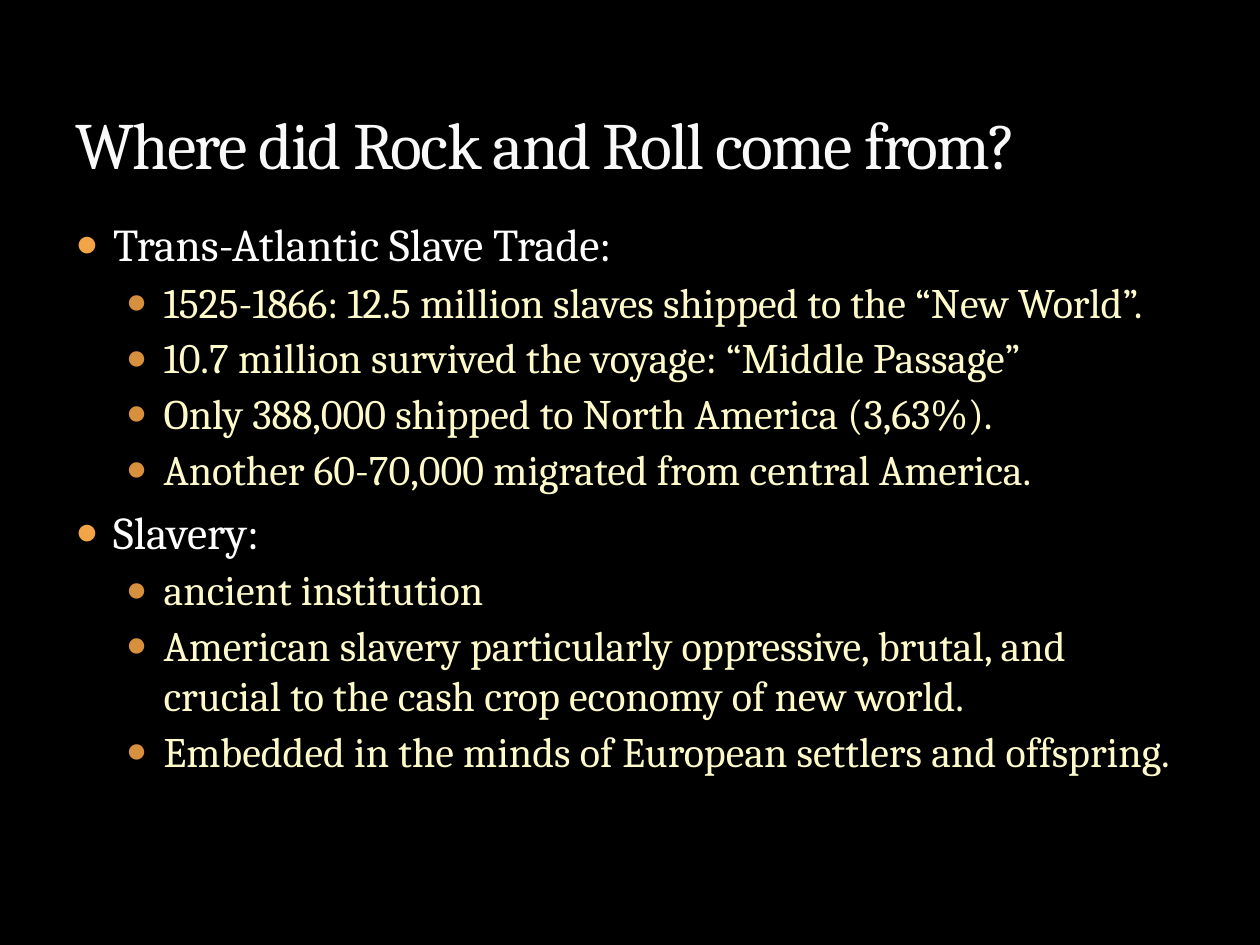
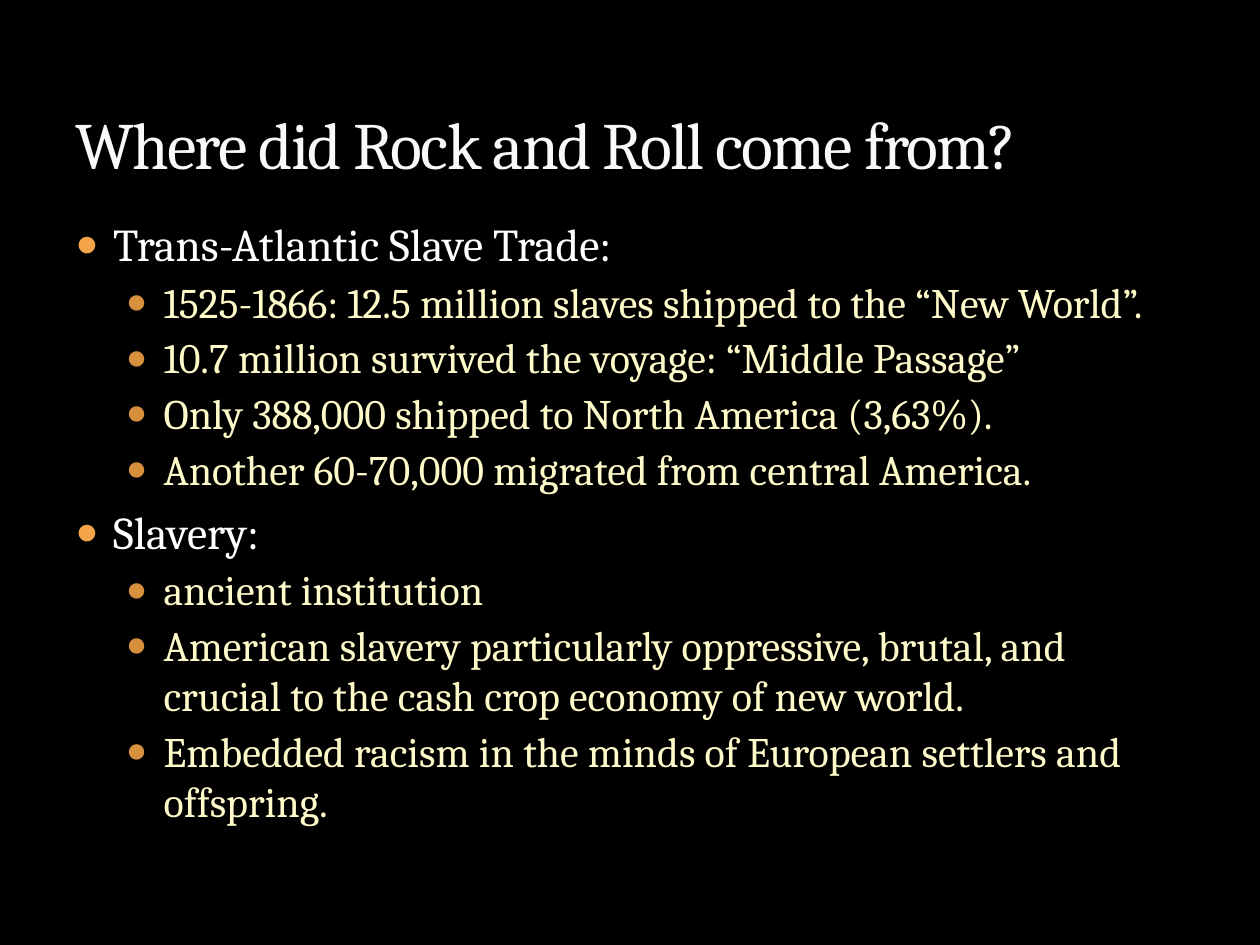
Before and after one commit to mrbaker1917/website, a slide deck: slide 5 of HSTR121/ppts/History_Rock_Intro.pptx. Drawn at 1260x945 pixels with LibreOffice and Linux fonts; fonts in the diff are those of the drawing; background and template pictures are left out. Boxes give left, top, right and bottom in pixels: in the first picture for what was removed or moved away, otherwise in the second. Text is boxed around its words. In the diff, an @@ line names an element or a change of style, - is before the commit and + after.

```diff
--- a/HSTR121/ppts/History_Rock_Intro.pptx
+++ b/HSTR121/ppts/History_Rock_Intro.pptx
@@ text at bbox=[164, 737, 1121, 827]: text changed @@
-  ● Embedded in the minds of European settlers and offspring.
+  ● Embedded racism in the minds of European settlers and offspring.
```
Also in this commit, not shown: 2 other slides changed, 1 slide added.
